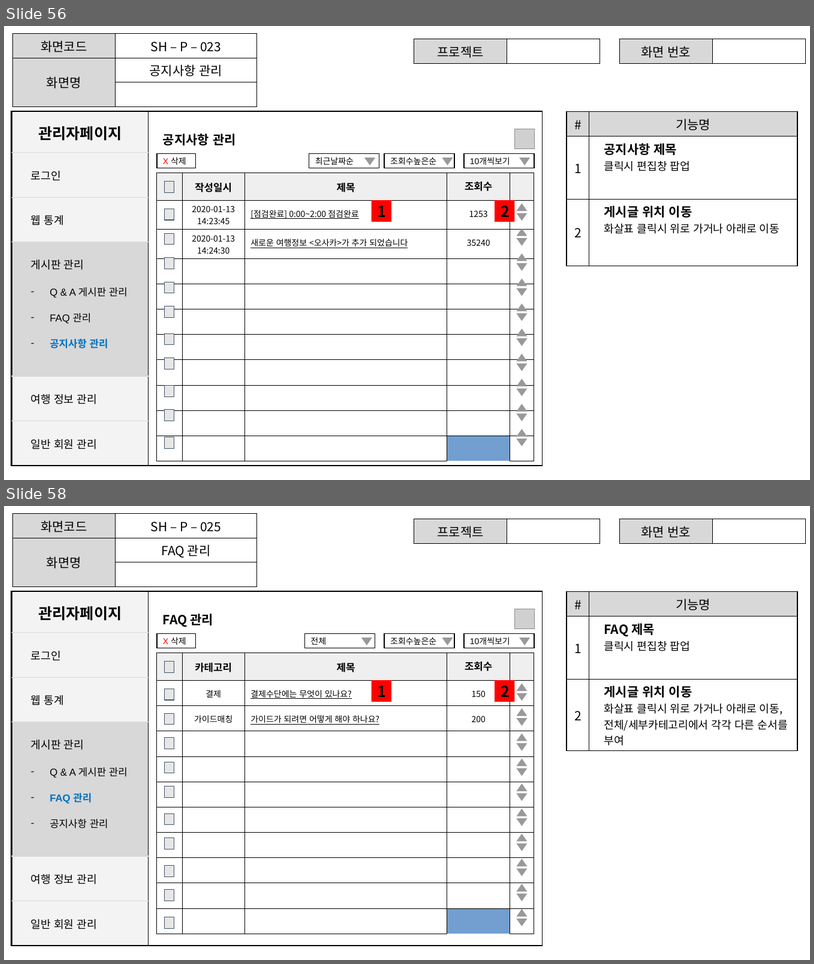
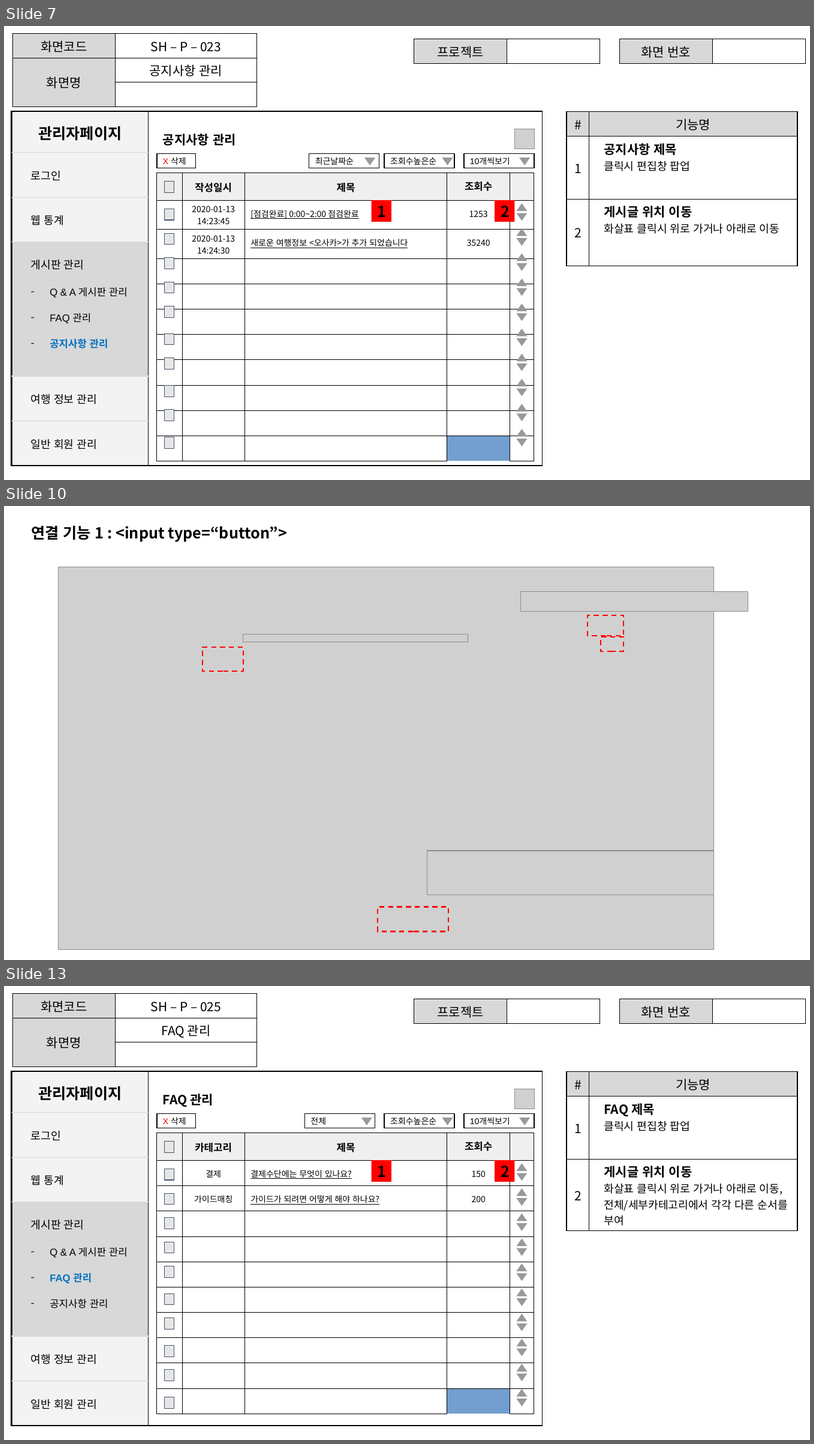
Before and after one commit to ezenteam2/TripMate, a slide deck: 2조 project02 - 서희.pptx. Shown one above the other, each under a label of ours: slides 56 and 58 before the commit, slides 7, 10 and 13 after it; the slides between them are not shown. The pictures are 814x964 and 814x1444 pixels, drawn with LibreOffice and Linux fonts; fonts in the diff are those of the drawing; grey boxes stand for pictures; background and template pictures are left out. Boxes give left, top, right and bottom in pixels: in the first picture for what was removed or moved away, otherwise in the second. Text is boxed around its words. In the diff, an @@ line names an element or a change of style, - is before the commit and + after.

```diff
--- a/2조 project02 - 서희.pptx
+++ b/2조 project02 - 서희.pptx
@@ slide 10 added at [4, 506, 810, 960], background #FFFFFF @@
@@ text added at [31, 526, 287, 542], 18 pt, text #000000, bold @@
+연결 기능 1 : <input type=“button”>
@@ group added at [59, 567, 749, 949]: 4 pictures, 4 rectangles @@
@@ what was slide 56 is now slide 7 @@
@@ what was slide 58 is now slide 13 @@
```
Also in this commit, not shown: 10 other slides added, 60 slides removed.
